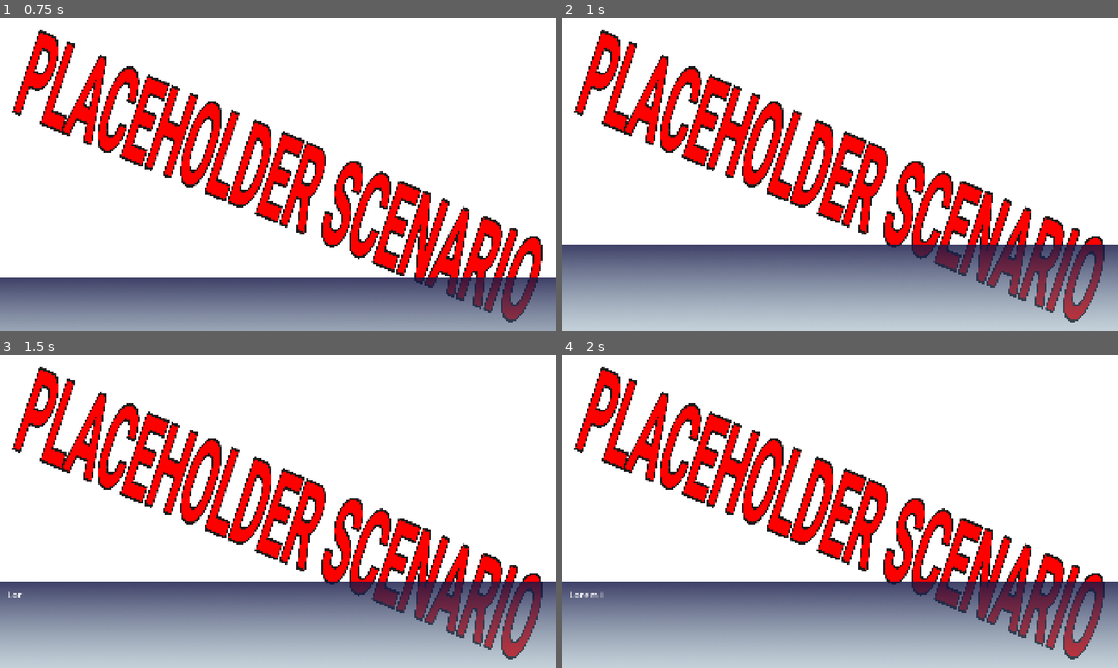
Above: before the commit, frames 1-4 (two rows, left to right).
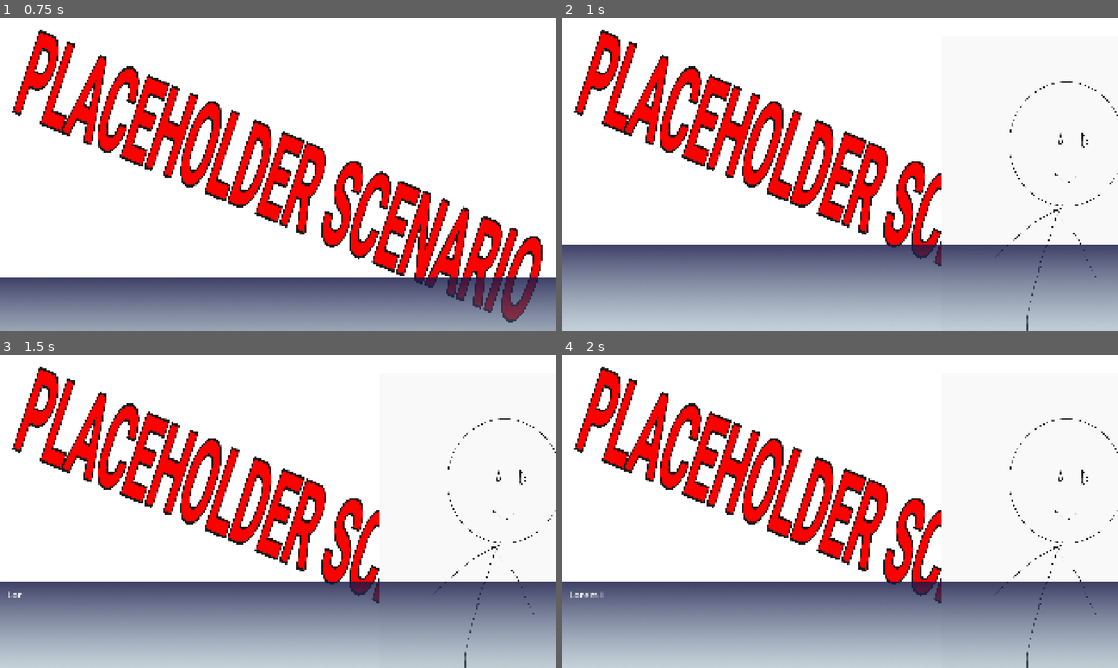
Above: after the commit, the same moments.

Repository: ricardobusta/globalgamejam2026
Game: Godot game, scene res://scenes/title.tscn
The game is run twice, just before and just after one commit, with the same random seed, the same clock (stepped at 60 frames per second) and the same inputs.
Inputs (mouse positions are in pixels of both pictures, inside the frame that each line leads up to):
- Up to frame 1 (0.75 s): click "Play" at 0.5 s
- Up to frame 2 (1 s): no input
- Up to frame 3 (1.5 s): tap Enter at 1.25 s; move the mouse to (400, 495) at 1.27 s; click (400, 495) at 1.42 s
- Up to frame 4 (2 s): no input

Frame 1 is identical in both runs. In frame 2, 5.8% of the frame differs, in the area x 68-100%, y 20-100%; in frame 3, 5.8%; in frame 4, 5.8%.

Commit message:
implement showing up characters

Diff:
--- a/furto/code/vn/character_root.gd
+++ b/furto/code/vn/character_root.gd
@@ -3,3 +3,10 @@
 class_name CharacterRoot
 
 @export var char_name: String
+@export var char_protag: bool
+
+func get_off_position() -> int:
+	return -1000 if char_protag else 1920+1000
+
+func get_on_position() -> int:
+	return 300 if char_protag else (1920 - 300)
--- a/furto/code/vn/gameplay_controller.gd
+++ b/furto/code/vn/gameplay_controller.gd
@@ -16,25 +16,25 @@
 const vn_text_animate_text_duration: float = 1.5
 
 func _ready() -> void:
-	var char1:= await async_load_character(placeholder_character)
-	var char2:= await async_load_character(placeholder_character)
-
-	await async_set_location(placeholder_location, 0.0)
+	var char1:= async_load_character(placeholder_character)
+	var char2:= async_load_character(placeholder_character)
 	vn_text_panel.visible = false
 	vn_fade_panel.visible = false
-	await async_show_text("Lorem ipsum")
-	await async_show_text("Testing something")
-	await async_set_location(placeholder_character, 1.0)
-	await async_show_text("a")
-	await async_show_text("b")
+	await async_set_location(placeholder_location, 0.0)
+	await async_show_text("Lorem ipsum", char1)
+	await async_show_text("Testing something", null)
+	await async_set_location(placeholder_location, 1.0)
+	await async_show_text("a", null)
+	await async_show_text("b", null)
 
 func async_load_character(res: String) -> CharacterRoot:
 	var packed_character := load(res)
-	var char: CharacterRoot = packed_character.instantiate()
-	char.name = char.char_name
-	character_canvas.add_child(char)
-	char.visible = false
-	return char
+	var c: CharacterRoot = packed_character.instantiate()
+	c.name = c.char_name
+	character_canvas.add_child(c)
+	c.visible = false
+	c.position.y = 1080
+	return c
 
 func unload_all_characters():
 	for child in character_canvas.get_children():
@@ -64,7 +64,7 @@
 		vn_fade_panel.visible = false
 
 
-func async_show_text(text: String) -> void:
+func async_show_text(text: String, character: CharacterRoot) -> void:
 	vn_text_panel.visible = true
 	vn_text_panel.position = Vector2(0, vn_text_panel_off_y)
 	vn_text_label.text = text
@@ -73,6 +73,12 @@
 	var tween := create_tween()
 	tween.tween_property(vn_text_panel, "position:y", vn_text_panel_on_y, vn_text_animate_duration)\
 		.set_trans(Tween.TRANS_CUBIC).set_ease(Tween.EASE_OUT)
+
+	if character != null:
+		character.position.x = character.get_off_position()
+		character.visible = true
+		tween.parallel().tween_property(character, "position:x", character.get_on_position(), vn_text_animate_duration)
+
 	tween.tween_property(vn_text_label, "visible_ratio", 1.0, vn_text_animate_text_duration)\
 		.set_trans(Tween.TRANS_LINEAR).set_ease(Tween.EASE_IN_OUT)
 
@@ -83,7 +89,13 @@
 	tween.tween_property(vn_text_panel, "position:y", vn_text_panel_off_y, vn_text_animate_duration)\
 		.set_trans(Tween.TRANS_CUBIC).set_ease(Tween.EASE_OUT)
 
+	if character != null:
+		tween.parallel().tween_property(character, "position:x", character.get_off_position(), vn_text_animate_duration)
+
 	await tween.finished
+
+	if character != null:
+		character.visible = false
 
 	vn_text_panel.visible = false
 
--- a/furto/project.godot
+++ b/furto/project.godot
@@ -22,7 +22,6 @@
 window/size/window_width_override=900
 window/size/window_height_override=506
 window/stretch/mode="canvas_items"
-window/stretch/aspect="expand"
 
 [physics]
 
